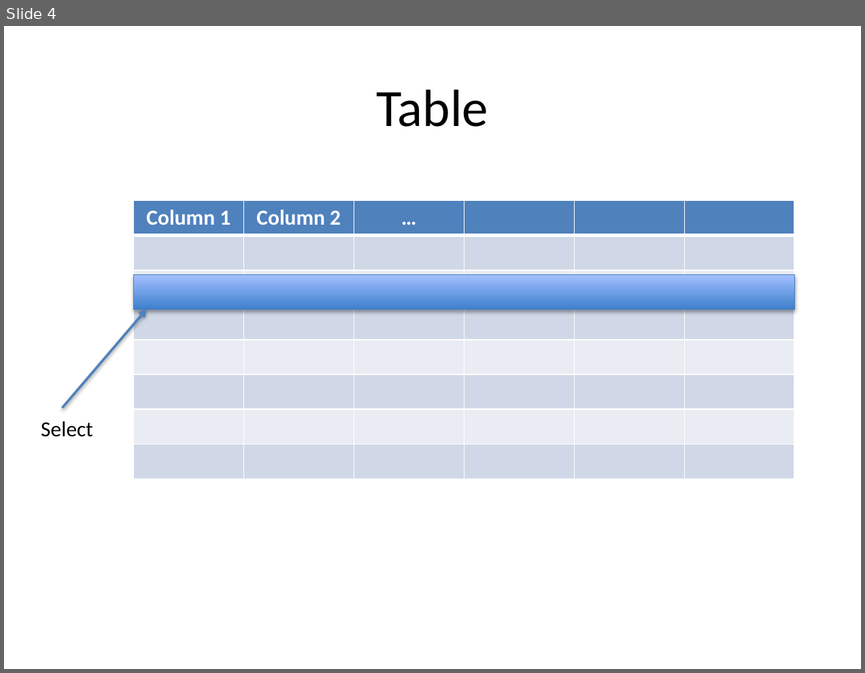
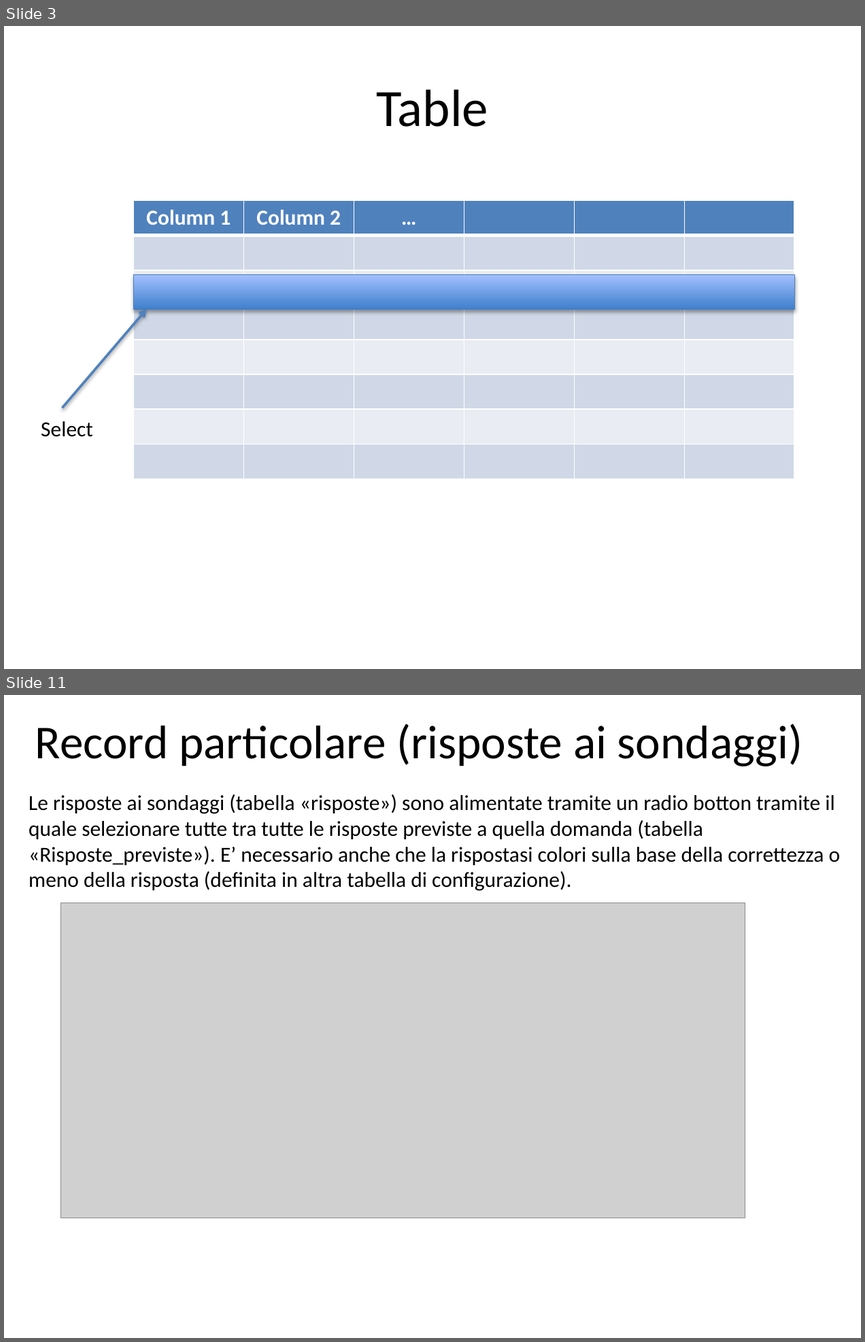
Before and after one commit to amepoli/onecompliance, a slide deck: user_stories.pptx. Shown one above the other, each under a label of ours: slide 4 before the commit, slides 3 and 11 after it; the slides between them are not shown. The pictures are 865x673 and 865x1342 pixels, drawn with LibreOffice and Linux fonts; fonts in the diff are those of the drawing; grey boxes stand for pictures. Boxes give left, top, right and bottom in pixels: in the first picture for what was removed or moved away, otherwise in the second. Text is boxed around its words. In the diff, an @@ line names an element or a change of style, - is before the commit and + after.

```diff
--- a/user_stories.pptx
+++ b/user_stories.pptx
@@ slide 11 added at [4,695,861,1338], background #FFFFFF @@
@@ title added at [35,724,802,766], 39.6 pt, text #000000 @@
+Record particolare (risposte ai sondaggi)
@@ text added at [28,794,840,891], 18 pt, text #000000 @@
+Le risposte ai sondaggi (tabella «risposte») sono alimentate tramite un radio botton tramite il quale selezionare tutte tra tutte le risposte previste a quella domanda (tabella «Risposte_previste»). E’ necessario anche che la rispostasi colori sulla base della correttezza o meno della risposta (definita in altra tabella di configurazione).
@@ picture added at [60,903,745,1218] @@
@@ what was slide 4 is now slide 3 @@
```
Also in this commit, not shown: 1 slide changed, 7 other slides added, 1 slide removed, 2 other files.
